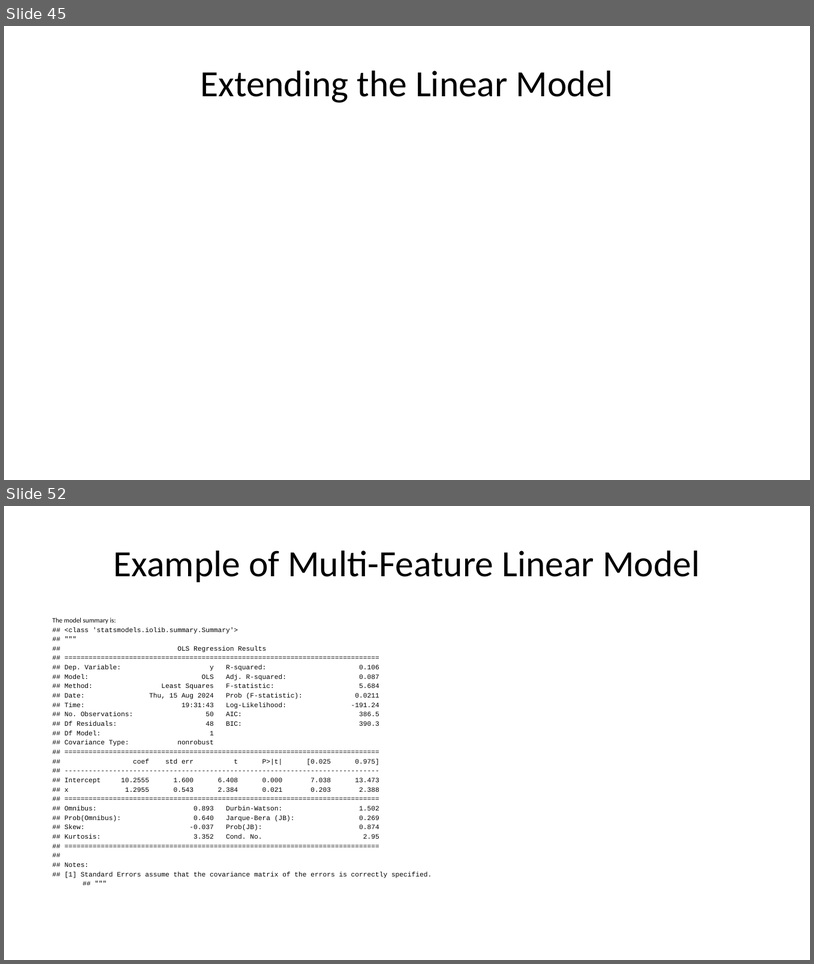
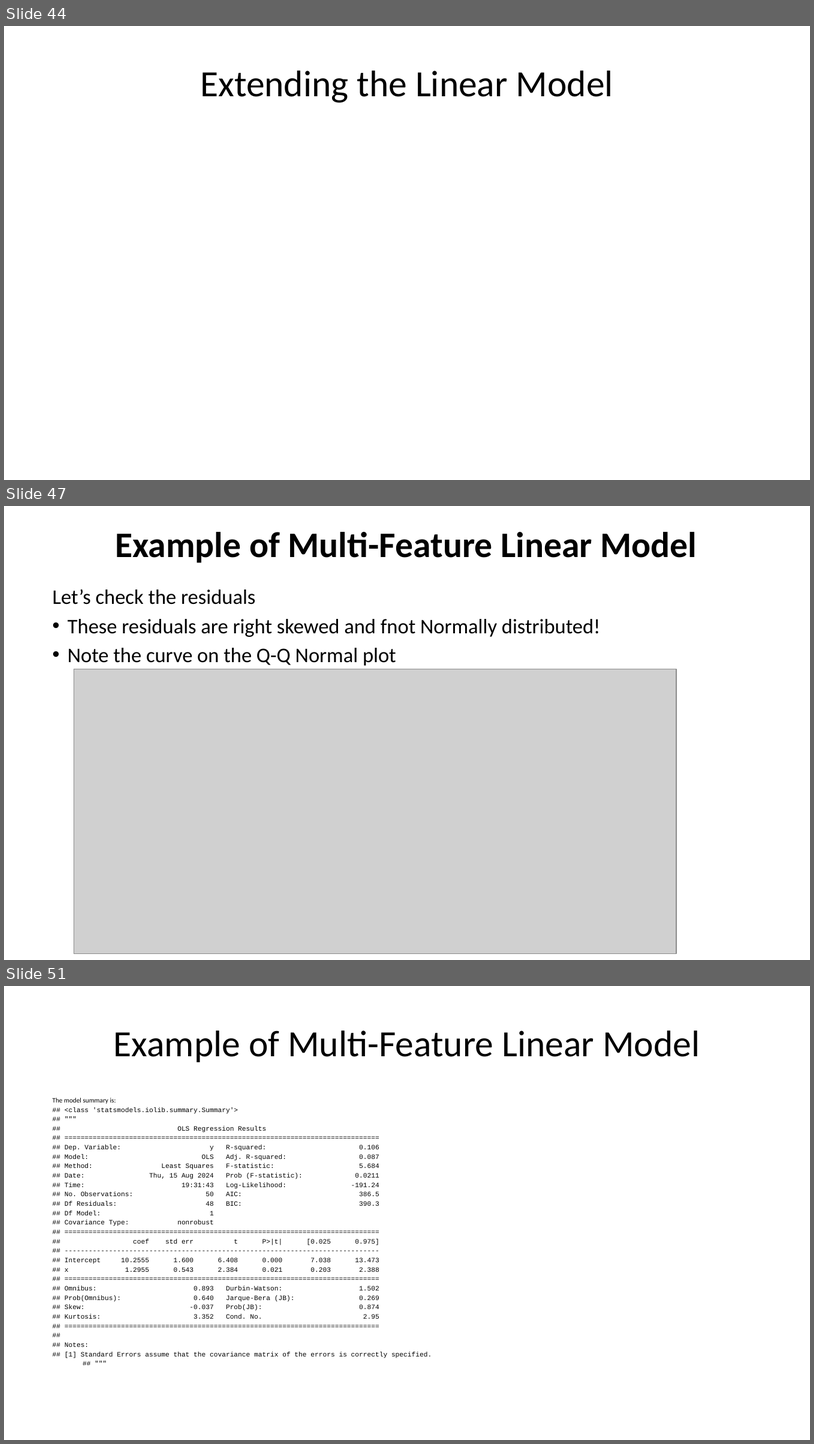
Before and after one commit to StephenElston/CSCI-E-83, a slide deck: LectureSlides/08_IntroductionToLinearModels.pptx. Shown one above the other, each under a label of ours: slides 45 and 52 before the commit, slides 44, 47 and 51 after it; the slides between them are not shown. The pictures are 814x964 and 814x1444 pixels, drawn with LibreOffice and Linux fonts; fonts in the diff are those of the drawing; grey boxes stand for pictures. Boxes give left, top, right and bottom in pixels: in the first picture for what was removed or moved away, otherwise in the second. Text is boxed around its words. In the diff, an @@ line names an element or a change of style, - is before the commit and + after.

```diff
--- a/LectureSlides/08_IntroductionToLinearModels.pptx
+++ b/LectureSlides/08_IntroductionToLinearModels.pptx
@@ slide 47 added at [4, 506, 810, 960], background #FFFFFF @@
@@ title added at [115, 532, 697, 563], 32 pt, text #000000, bold @@
+Example of Multi-Feature Linear Model
@@ text added at [53, 589, 601, 666], 18.5 pt, text #000000 @@
+Let’s check the residuals
+• These residuals are right skewed and fnot Normally distributed!
+• Note the curve on the Q-Q Normal plot
@@ picture added at [74, 669, 677, 954] @@
@@ what was slide 45 is now slide 44 @@
@@ what was slide 52 is now slide 51 @@
```
Also in this commit, not shown: 8 slides changed, 4 other slides added, 18 slides removed.
